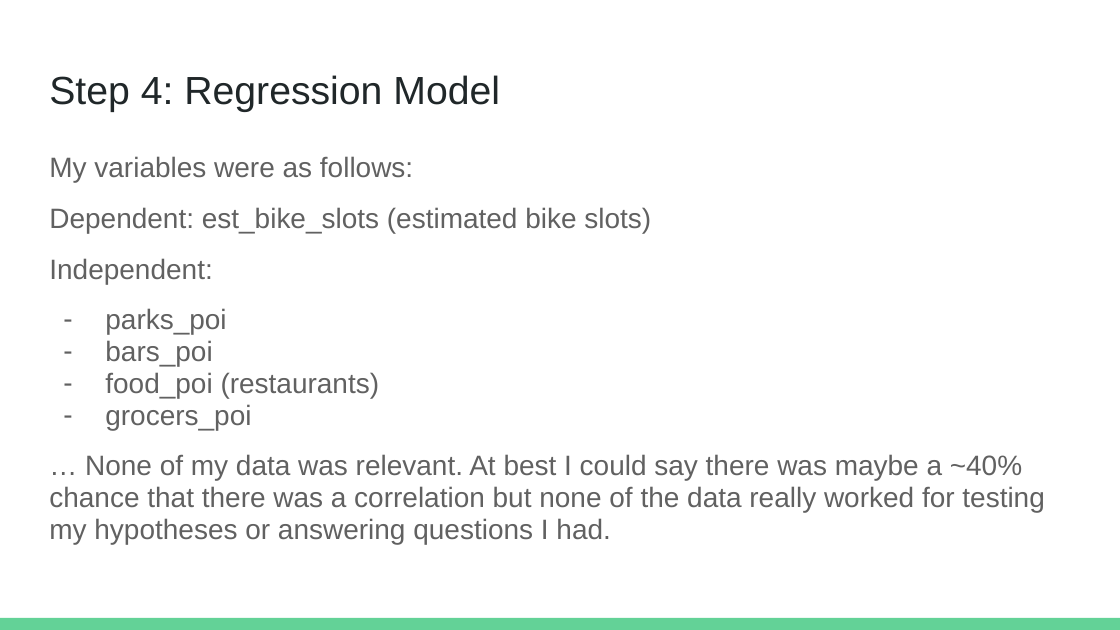
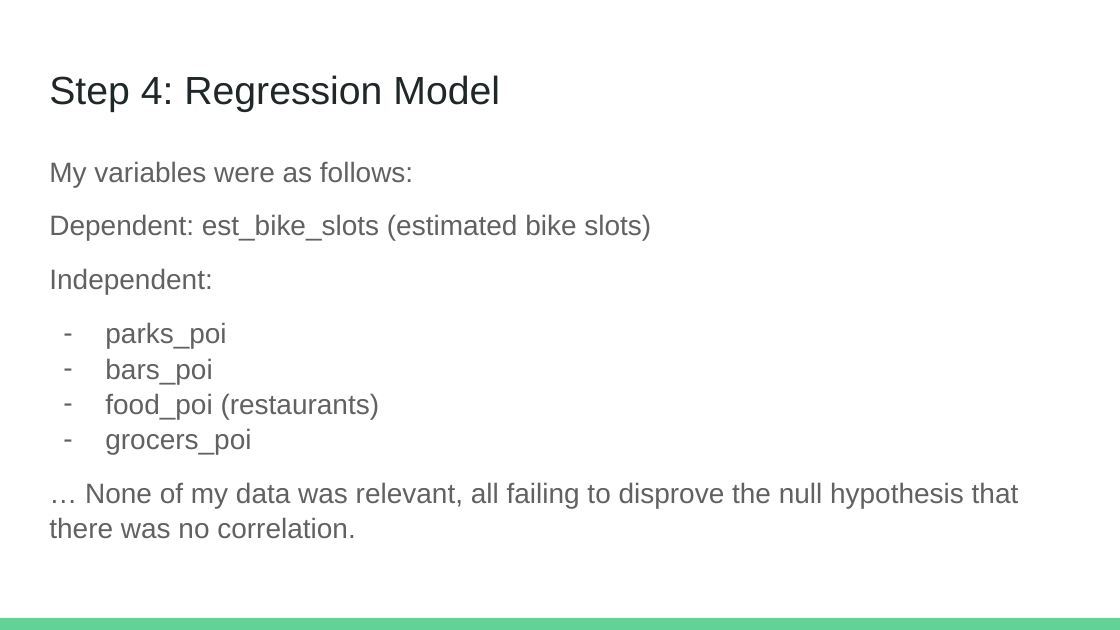
Before and after one commit to AndrewE23/Final-Project-Statistical-Modelling-with-Python, a slide deck: slide 8 of Statistical Modelling Project - Andrew E.pptx. Drawn at 1120x630 pixels with LibreOffice and Linux fonts; fonts in the diff are those of the drawing. Boxes give left, top, right and bottom in pixels: in the first picture for what was removed or moved away, otherwise in the second. Text is boxed around its words. In the diff, an @@ line names an element or a change of style, - is before the commit and + after.

```diff
--- a/Statistical Modelling Project - Andrew E.pptx
+++ b/Statistical Modelling Project - Andrew E.pptx
@@ text at (49, 161, 651, 454): line spacing 0.95 to 1.05 @@
@@ text at (49, 482, 1019, 539): text changed @@
-… None of my data was relevant. At best I could say there was maybe a ~40% chance that there was a correlation but none of the data really worked for testing my hypotheses or answering questions I had.
+… None of my data was relevant, all failing to disprove the null hypothesis that there was no correlation.
```
Also in this commit, not shown: 3 other files.
